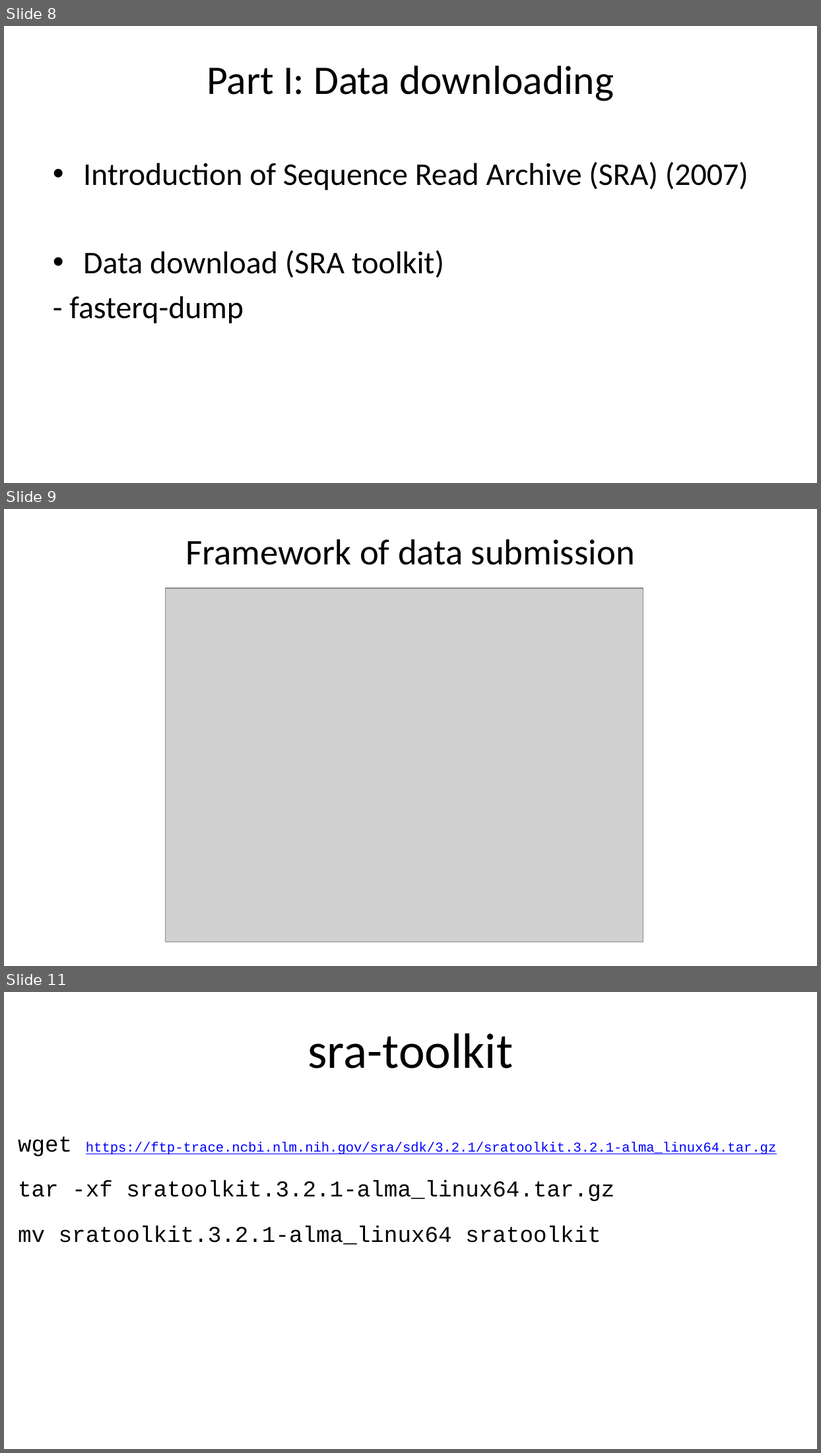
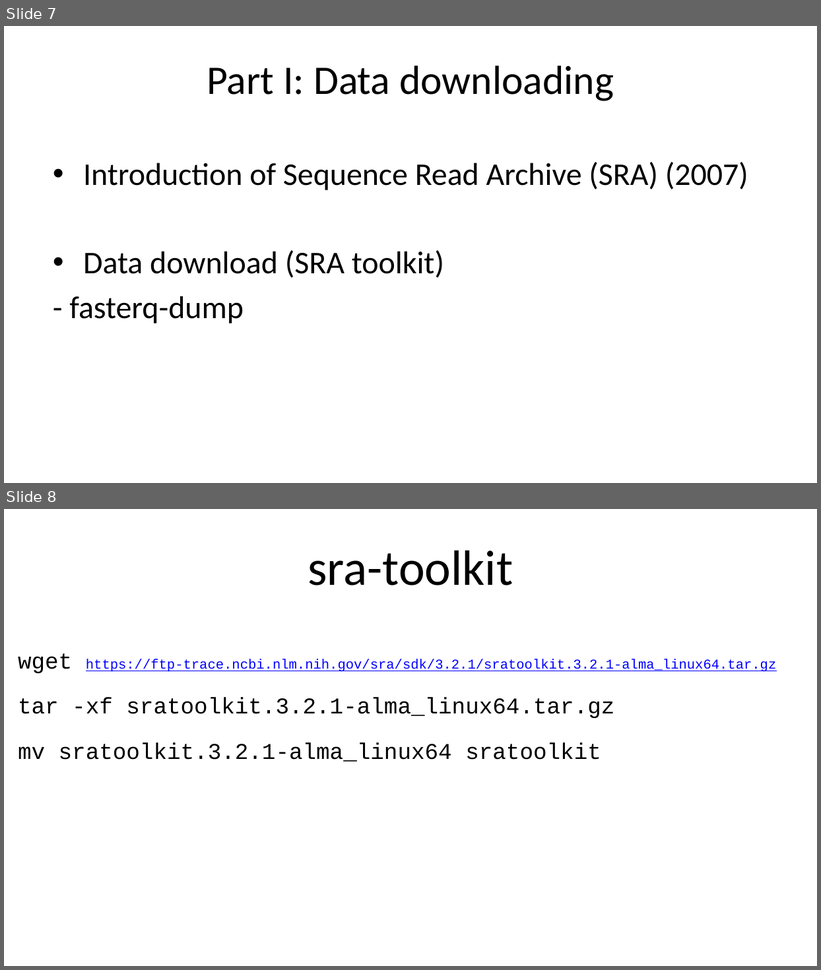
Before and after one commit to liu3zhenlab/teaching, a slide deck: PLPTH813Bioinformatis/2025/2_lab/lab11_DE.pptx. Shown one above the other, each under a label of ours: slides 8, 9 and 11 before the commit, slides 7 and 8 after it; the slides between them are not shown. The pictures are 821x1453 and 821x970 pixels, drawn with LibreOffice and Linux fonts; fonts in the diff are those of the drawing; grey boxes stand for pictures. Boxes give left, top, right and bottom in pixels: in the first picture for what was removed or moved away, otherwise in the second. Text is boxed around its words. In the diff, an @@ line names an element or a change of style, - is before the commit and + after.

```diff
--- a/PLPTH813Bioinformatis/2025/2_lab/lab11_DE.pptx
+++ b/PLPTH813Bioinformatis/2025/2_lab/lab11_DE.pptx
@@ slide 9 removed at (x1=4, y1=509, x2=817, y2=966), background #FFFFFF @@
@@ title removed at (x1=186, y1=539, x2=635, y2=565) @@
-Framework of data submission
@@ picture removed at (x1=165, y1=588, x2=643, y2=943) @@
@@ what was slide 8 is now slide 7 @@
@@ what was slide 11 is now slide 8 @@
```
Also in this commit, not shown: 9 slides changed, 4 slides added, 2 other slides removed.
